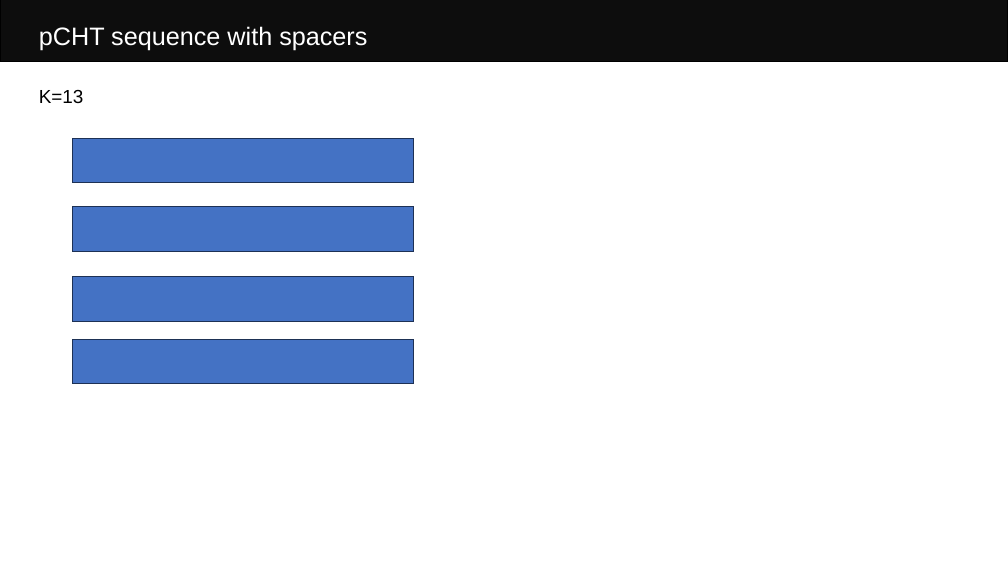
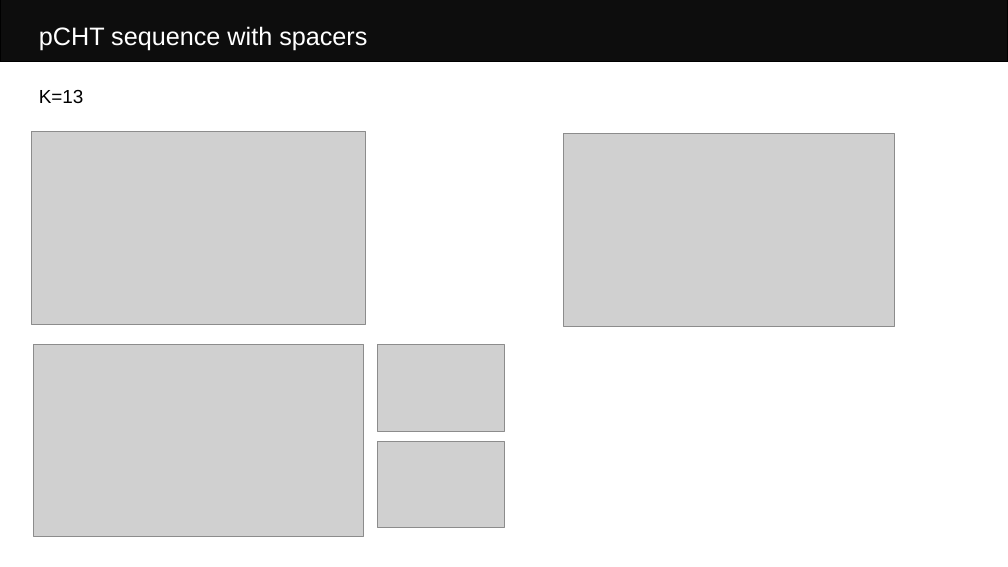
Before and after one commit to Eric-Y-S/TRkScan, a slide deck: slide 19 of WorkReport.pptx. Drawn at 1008x567 pixels with LibreOffice and Linux fonts; fonts in the diff are those of the drawing; grey boxes stand for pictures. Boxes give left, top, right and bottom in pixels: in the first picture for what was removed or moved away, otherwise in the second. Text is boxed around its words. In the diff, an @@ line names an element or a change of style, - is before the commit and + after.

```diff
--- a/WorkReport.pptx
+++ b/WorkReport.pptx
@@ picture added at (32,132,366,324) @@
@@ rectangle removed at (73,138,414,183) @@
@@ picture added at (563,134,895,326) @@
@@ rectangle removed at (73,207,414,252) @@
@@ rectangle removed at (73,277,414,321) @@
@@ picture added at (34,344,364,536) @@
@@ rectangle removed at (73,340,414,384) @@
@@ picture added at (377,344,504,431) @@
@@ picture added at (377,442,504,528) @@
```
Also in this commit, not shown: 1 other slide changed, 32 other files.
